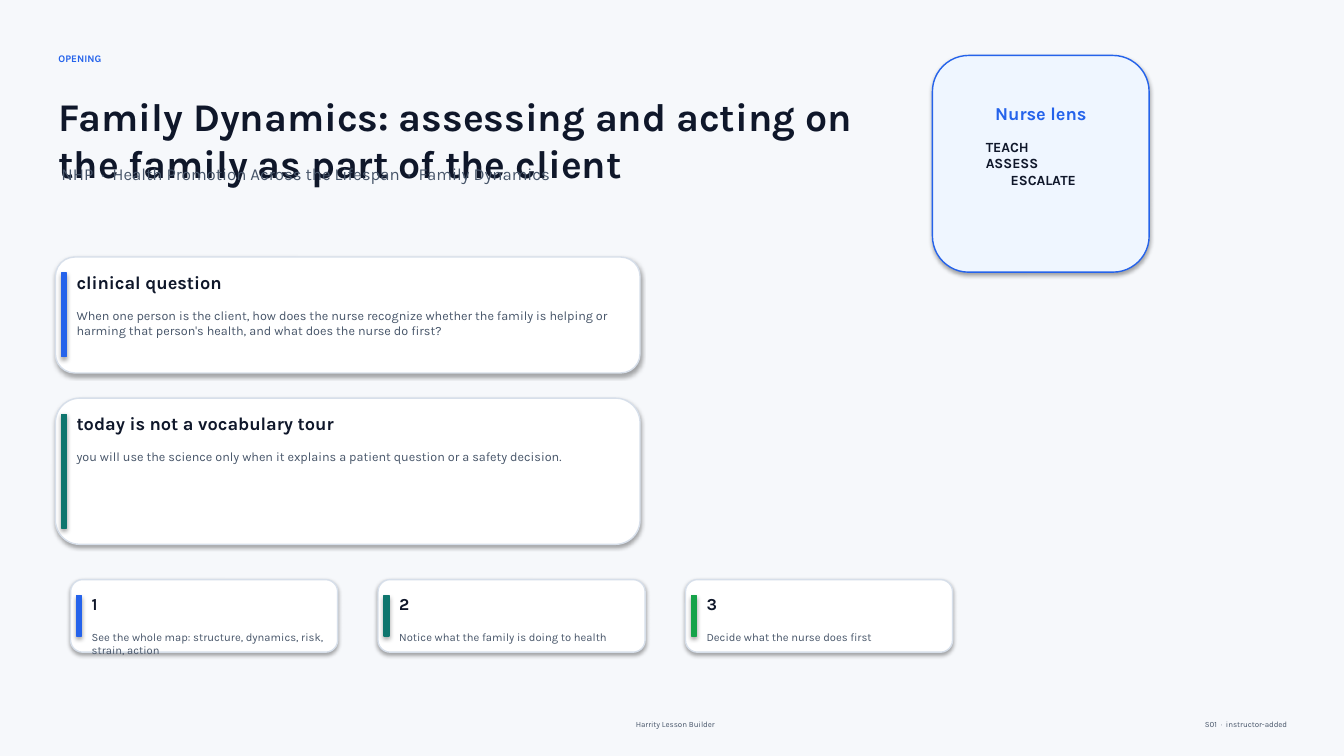
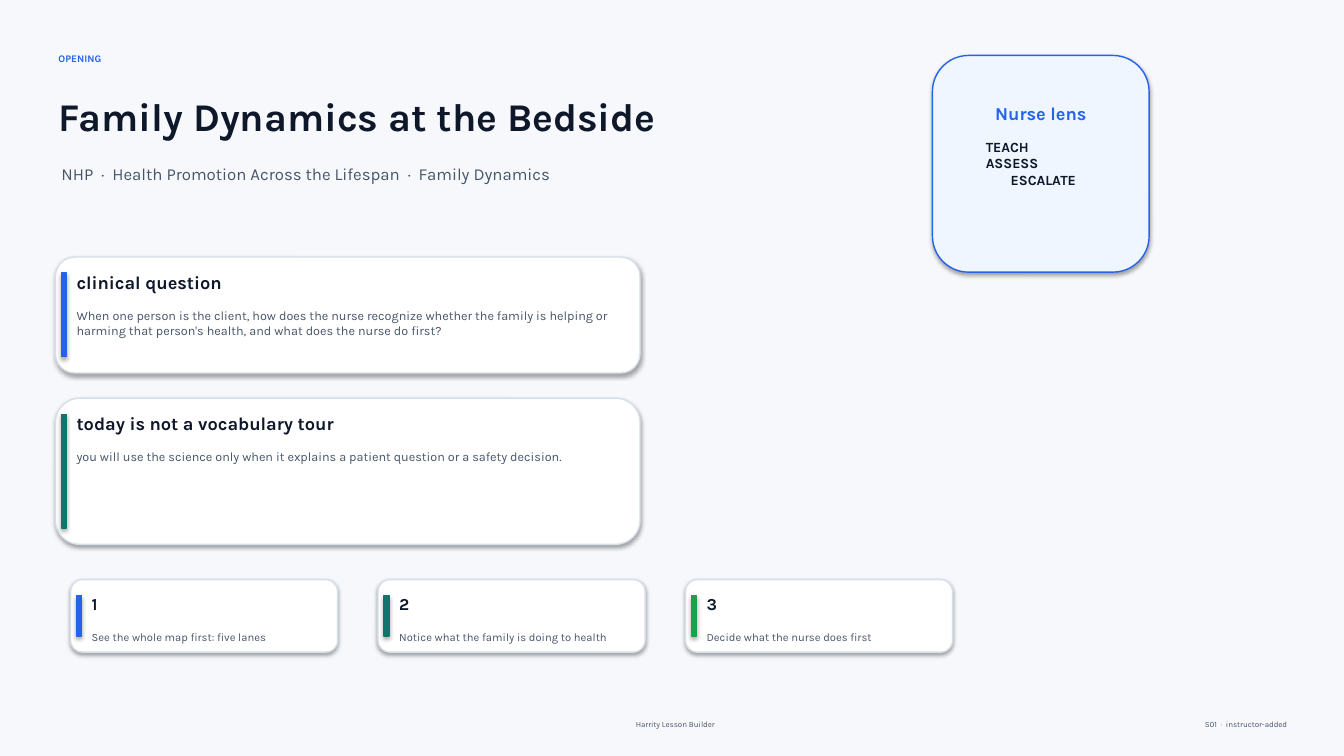
Before and after one commit to Bobbyh93/repo, a slide deck: slide 1 of lessons/openrn_hp_ch4/package/20260906_NHP_Family_Dynamics_Part_1.pptx. Drawn at 1344x756 pixels with LibreOffice and Linux fonts; fonts in the diff are those of the drawing. Boxes give left, top, right and bottom in pixels: in the first picture for what was removed or moved away, otherwise in the second. Text is boxed around its words. In the diff, an @@ line names an element or a change of style, - is before the commit and + after.

```diff
--- a/lessons/openrn_hp_ch4/package/20260906_NHP_Family_Dynamics_Part_1.pptx
+++ b/lessons/openrn_hp_ch4/package/20260906_NHP_Family_Dynamics_Part_1.pptx
@@ text at [58,103,655,141]: text changed @@
-Family Dynamics: assessing and acting on the family as part of the client
+Family Dynamics at the Bedside
@@ text at [92,633,266,644]: text changed @@
-See the whole map: structure, dynamics, risk, strain, action
+See the whole map first: five lanes
```
Also in this commit, not shown: 6 other slides changed, 12 other files.
